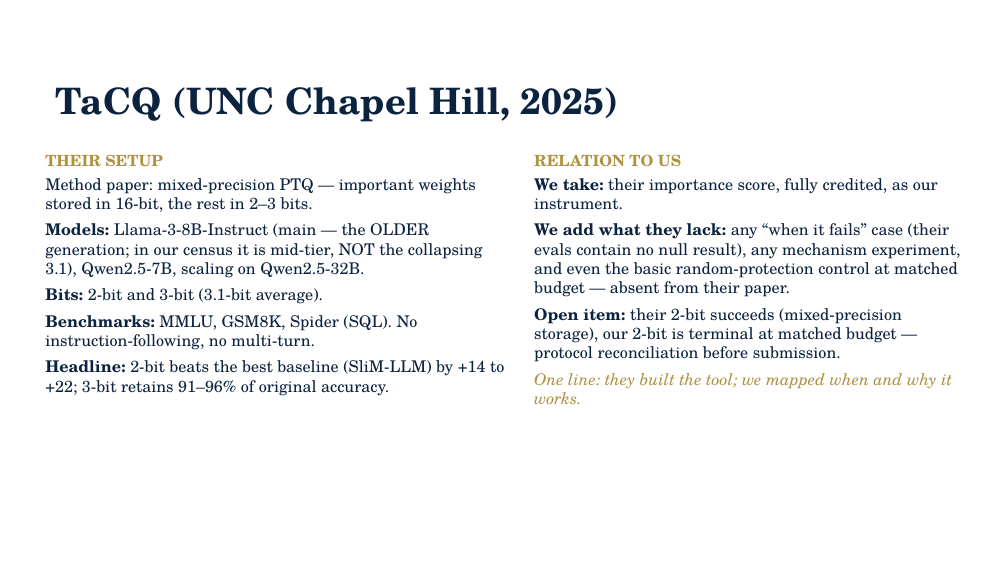
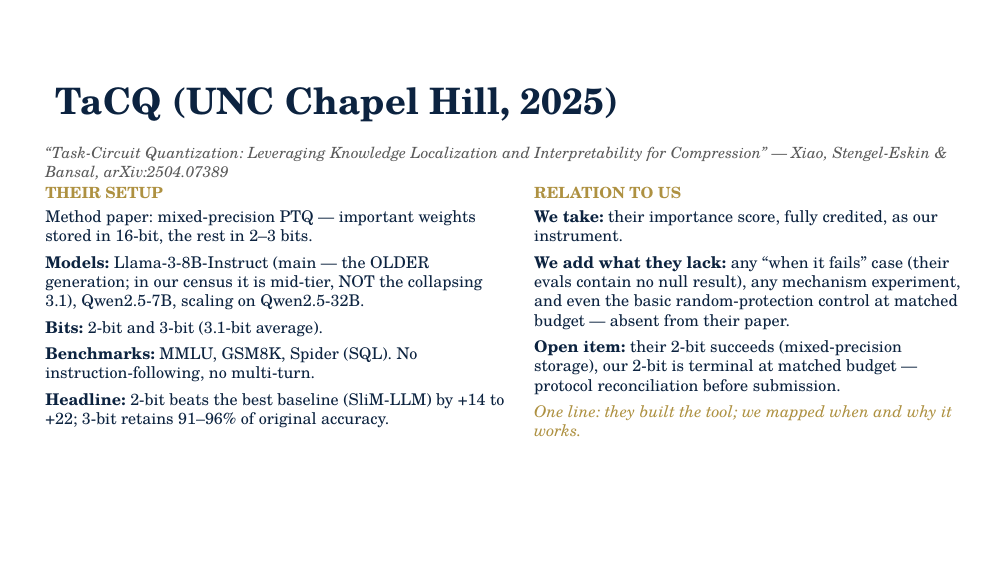
Before and after one commit to JiahaoZheng24/Instruction-Following-Attention-Head-Sensitive, a slide deck: slide 21 of paper/IFH_advisor_update_2026-09-03.pptx. Drawn at 1008x568 pixels with LibreOffice and Linux fonts; fonts in the diff are those of the drawing; background and template pictures are left out. Boxes give left, top, right and bottom in pixels: in the first picture for what was removed or moved away, otherwise in the second. Text is boxed around its words. In the diff, an @@ line names an element or a change of style, - is before the commit and + after.

Commit message:
Deck: full paper titles + arXiv ids on TaCQ/SW backup slides

```diff
--- a/paper/IFH_advisor_update_2026-09-03.pptx
+++ b/paper/IFH_advisor_update_2026-09-03.pptx
@@ text added at [45, 146, 931, 180], 11 pt, text #5A5A5A, italic @@
+“Task-Circuit Quantization: Leveraging Knowledge Localization and Interpretability for Compression” — Xiao, Stengel-Eskin & Bansal, arXiv:2504.07389
@@ text "THEIR SETUP": place and size @@
-text "THEIR SETUP" at [45, 154, 504, 396]
+text "THEIR SETUP" at [45, 186, 504, 428]
@@ text "RELATION TO US": place and size @@
-text "RELATION TO US" at [534, 154, 961, 404]
+text "RELATION TO US" at [534, 186, 961, 436]
```
Also in this commit, not shown: 1 other slide changed.
